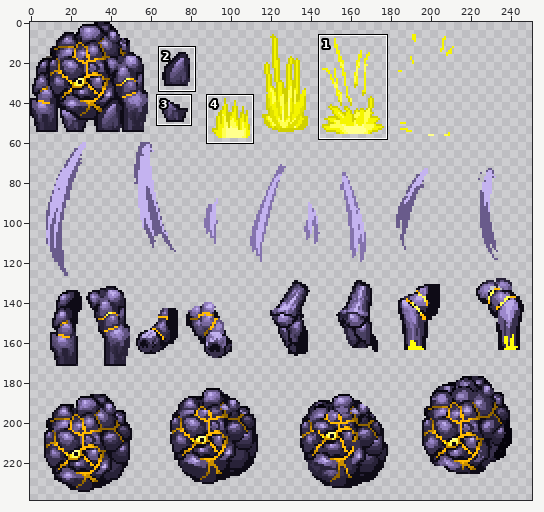
A sprite sheet gets an edit: Assets/Enemies/Tier01/EarthRock/EarthRock.png. Above: a wide view before the commit, with the close-up outlined.
Close-up. First the earlier version:
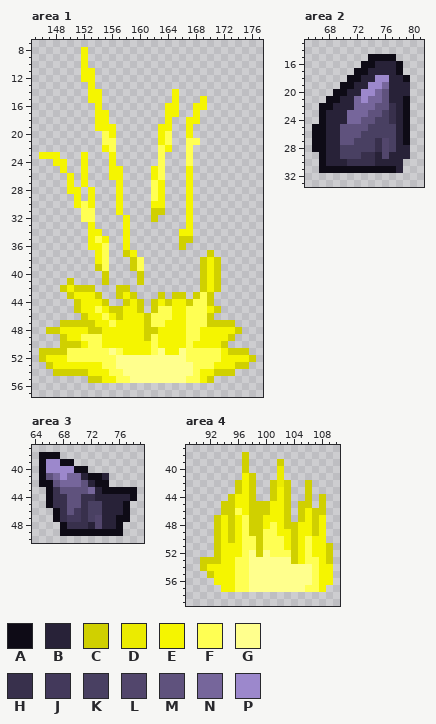
The file is 251x272 pixels. Colours within 5 levels of each other are drawn and written as one. Shown: area 1: x 145..177, y 7..57; area 2: x 65..81, y 13..33; area 3: x 64..79, y 37..50; area 4: x 89..110, y 37..59. The wide view leaves out empty margins. The commit also changed other parts of the picture, which this record leaves out.
Palette (. is transparent): A #0e0b16  B #282238  C #d0d000  D #ebeb00  E #f5f500  F #ffff53  G #ffff8d  H #38304c  J #43395b  K #494062  L #52466c  M #5f527d  N #76669b  P #9c88cc
Now the later version:
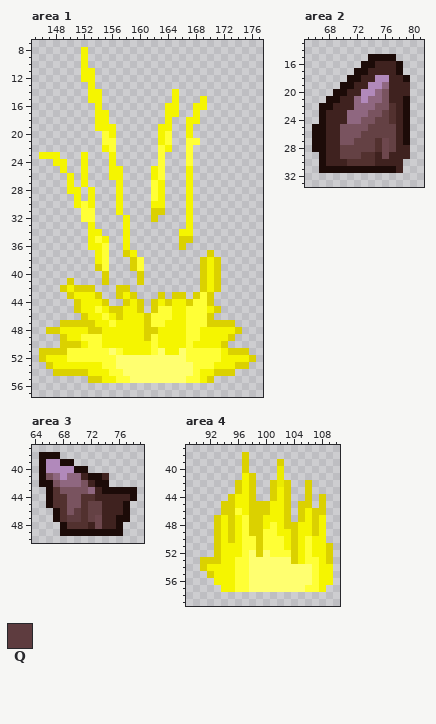
Colours new in this view: Q #5e3c3f
Change:
colour A: #0e0b16 -> #1c0b08
colour B: #282238 -> #3f221f
colour C: #d0d000 -> #dbd100
colour F: #ffff53 -> #ffff36
colour G: #ffff8d -> #ffff70
colour H: #38304c -> #52312f
colour K: #494062 -> #644144
colour L: #52466c -> #6d474d
colour M: #5f527d -> #79535f
colour N: #76669b -> #8f6780
colour P: #9c88cc -> #b189bb
Changed rows in their new state; - is a pixel that keeps its letter.
Area 3:
first column x 69:
46 -Q
47 QQ
Boxes around the changes in both close-ups, in picture pixels (x1, y1, x2, y2):
changed: (39, 131, 256, 383)
changed: (312, 54, 410, 173)
changed: (39, 452, 137, 536)
changed: (200, 452, 333, 592)
